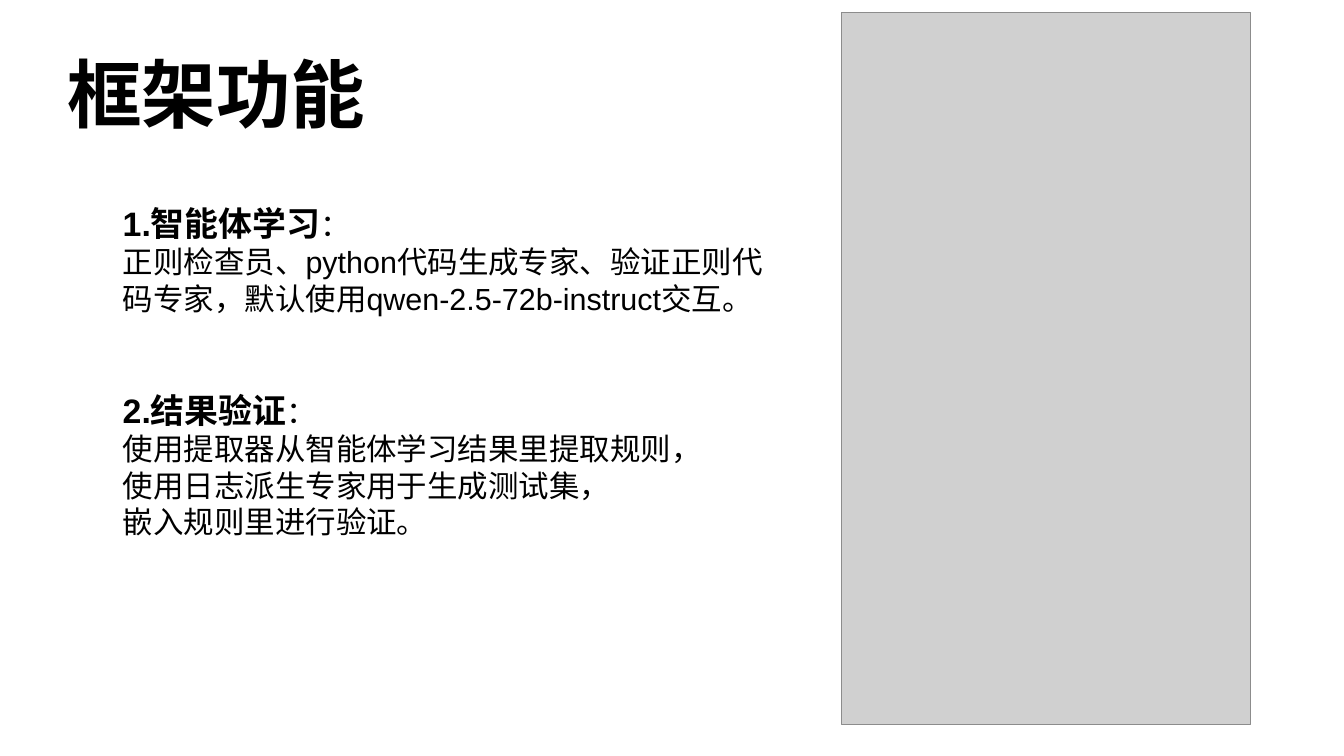
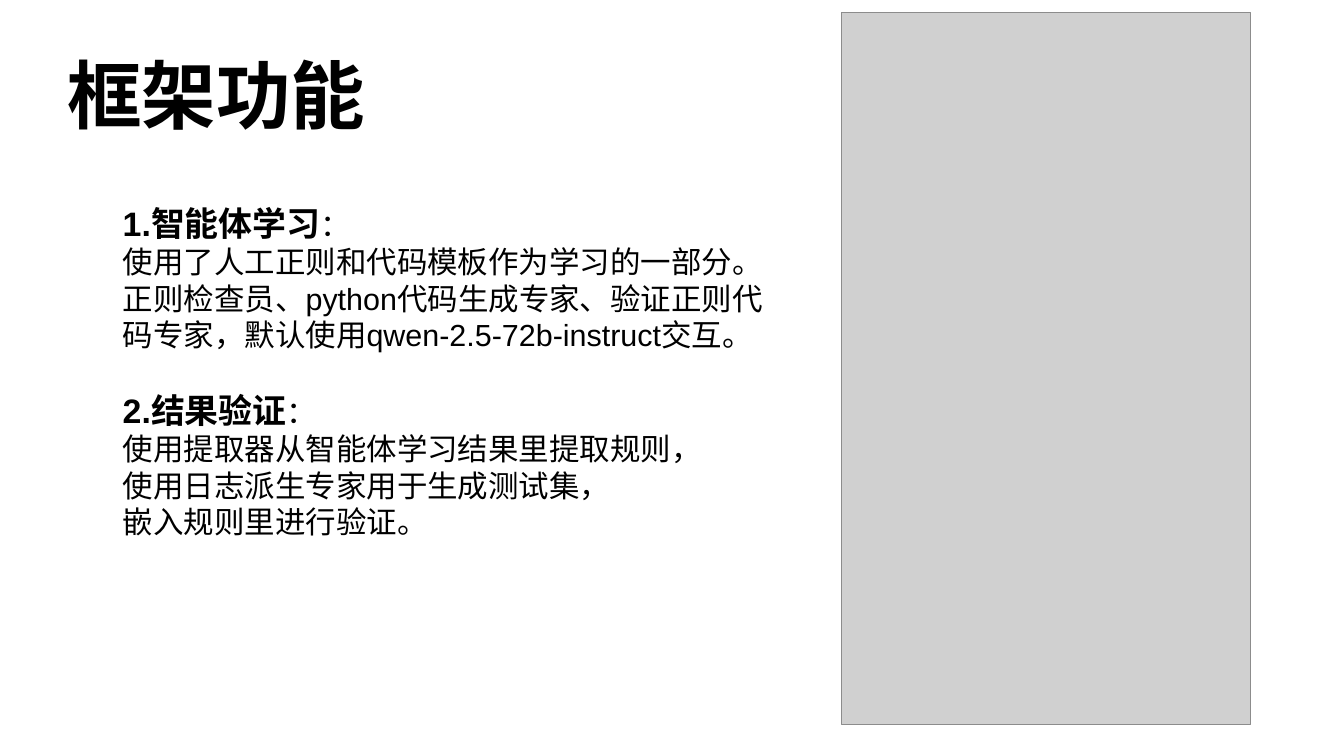
Before and after one commit to Noah4Puppy/LogParserX, a slide deck: slide 4 of refs/docs/LogParserX-initial Presentation.pptx. Drawn at 1344x756 pixels with LibreOffice and Linux fonts; fonts in the diff are those of the drawing; grey boxes stand for pictures. Boxes give left, top, right and bottom in pixels: in the first picture for what was removed or moved away, otherwise in the second. Text is boxed around its words. In the diff, an @@ line names an element or a change of style, - is before the commit and + after.

```diff
--- a/refs/docs/LogParserX-initial Presentation.pptx
+++ b/refs/docs/LogParserX-initial Presentation.pptx
@@ text at bbox=[123, 247, 763, 276]: paragraph added @@
+使用了人工正则和代码模板作为学习的一部分。
```
Also in this commit, not shown: 6 other slides changed, 2 slides added.
